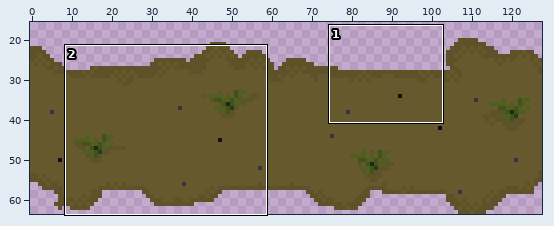
A sprite sheet gets an edit: Textures/Mundo/ground-tile.png. Above, an overview of the earlier version with the close-up marked.
Close-up. Before the commit:
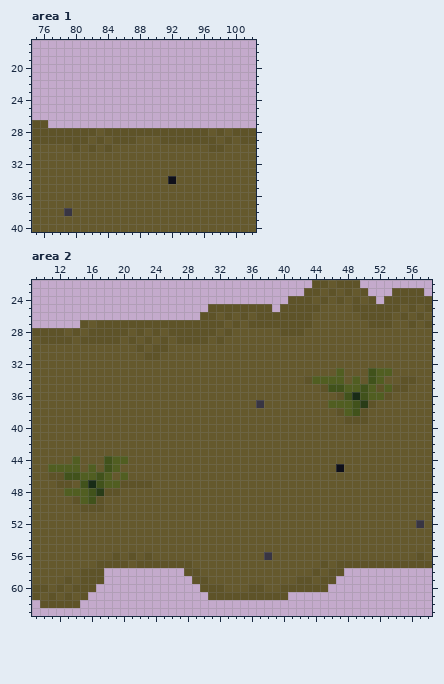
The file is 128x64 pixels. Shown: area 1: x 75..102, y 17..40; area 2: x 9..58, y 22..63. The wide view leaves out empty margins.
After the commit:
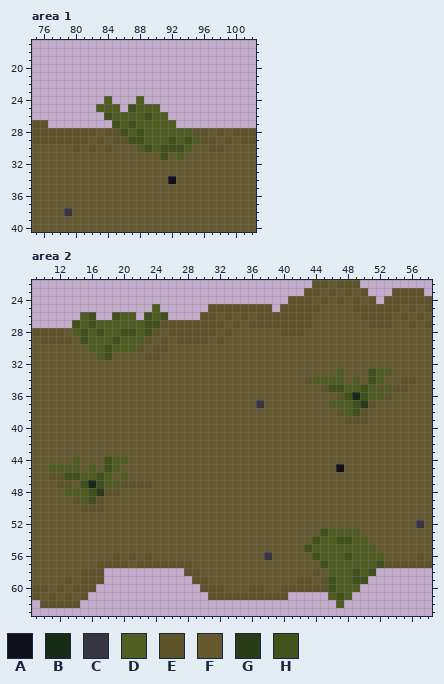
Palette (. is transparent): A #0f101a  B #182b16  C #383543  D #515e21  E #5e5328  F #65592d  G #293c18  H #41521b
Difference:
Area 1:
y 24: x 84 . -> D; x 88 . -> D
y 25: x 83..85 ... -> DDD; x 87..90 .... -> HDDD
y 26: x 84..91 ........ -> HDDDDHDD
y 27: x 85..92 ........ -> HDHDDDDD
y 28: x 86..94 EEEEEEEEE -> HDHDDDDDD
y 29: x 87..95 EFFFEEEEE -> HHDDDHDHD
y 30: x 88..94 FFFFFFF -> DHDHHHD
y 31: x 91 F -> H; x 93 F -> D
Area 2:
y 25: x 24 . -> D
y 26: x 15..16 .. -> DH; x 19..21 ... -> HDD; x 23..25 ... -> HDH
y 27: x 14..24 .EFEEEEEEEE -> HDHDDDDDDHH
y 28: x 14..23 EFEEEEEFEF -> DHDHDDHHDH
y 29: x 15..22 EEEEEFEF -> HDDDHDDD
y 30: x 16..21 FFFFFF -> DDHDDD
y 31: x 17..18 FF -> DH
y 53: x 45..49 FFFFF -> HDDDD
y 54: x 44..50 FFFFFFF -> HDDHHDD
y 55: x 43..51 FFFFFFFFF -> HDDDDDDDD
y 56: x 44..52 FFFFFFFFF -> HDDDHDDDD
y 57: x 45..52 EFEEEEEE -> HDDDDDDH
y 58: x 46..51 EE.... -> DDDHDH
y 59: x 46..50 E.... -> HDDHH
y 60: x 46..49 .... -> HDDD
y 61: x 46..48 ... -> DHD
y 62: x 47 . -> D
Where, in picture pixels (left, top, right, bottom), the same in both close-ups:
changed: (96, 96, 200, 160)
changed: (72, 304, 168, 360)
changed: (304, 528, 384, 608)
